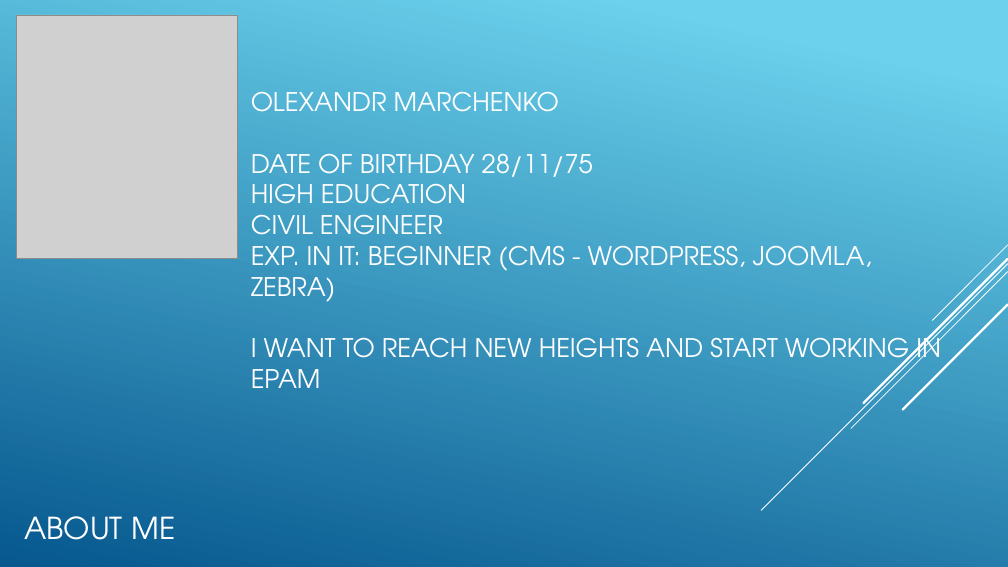
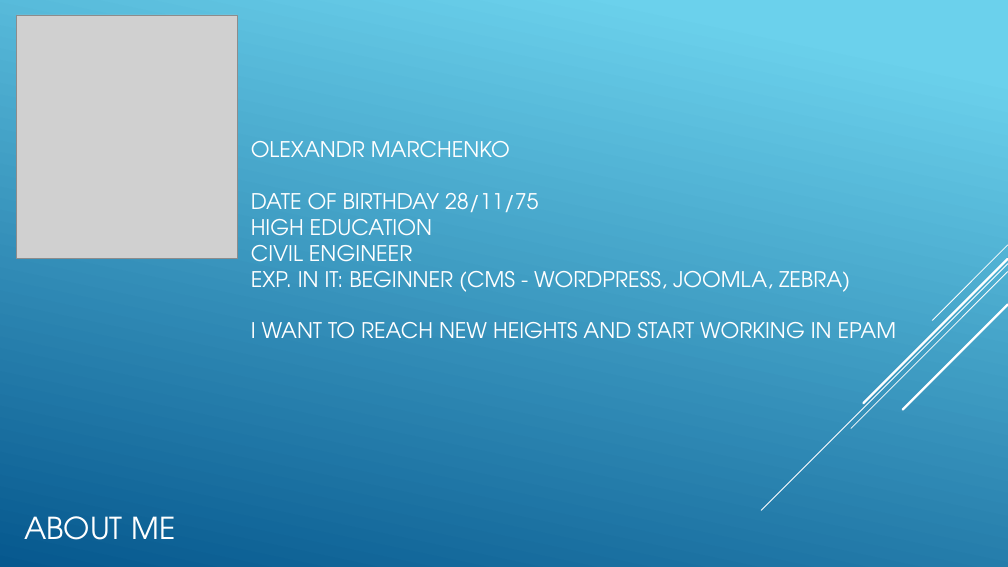
Before and after one commit to MarchenkoOlexandr/DevOps_online_Vinnitsja_2021Q4, a slide deck: slide 1 of m1/task13.1/DEPLOY TELEGRAMM BOT.pptx. Drawn at 1008x567 pixels with LibreOffice and Linux fonts; fonts in the diff are those of the drawing; grey boxes stand for pictures. Boxes give left, top, right and bottom in pixels: in the first picture for what was removed or moved away, otherwise in the second. Text is boxed around its words. In the diff, an @@ line names an element or a change of style, - is before the commit and + after.

```diff
--- a/m1/task13.1/DEPLOY TELEGRAMM BOT.pptx
+++ b/m1/task13.1/DEPLOY TELEGRAMM BOT.pptx
@@ text "OLEXANDR MARCHENKO" at <box>251,141,897,339</box>: size 24.4 to 20.5 pt @@
```
Also in this commit, not shown: 4 other slides changed.
